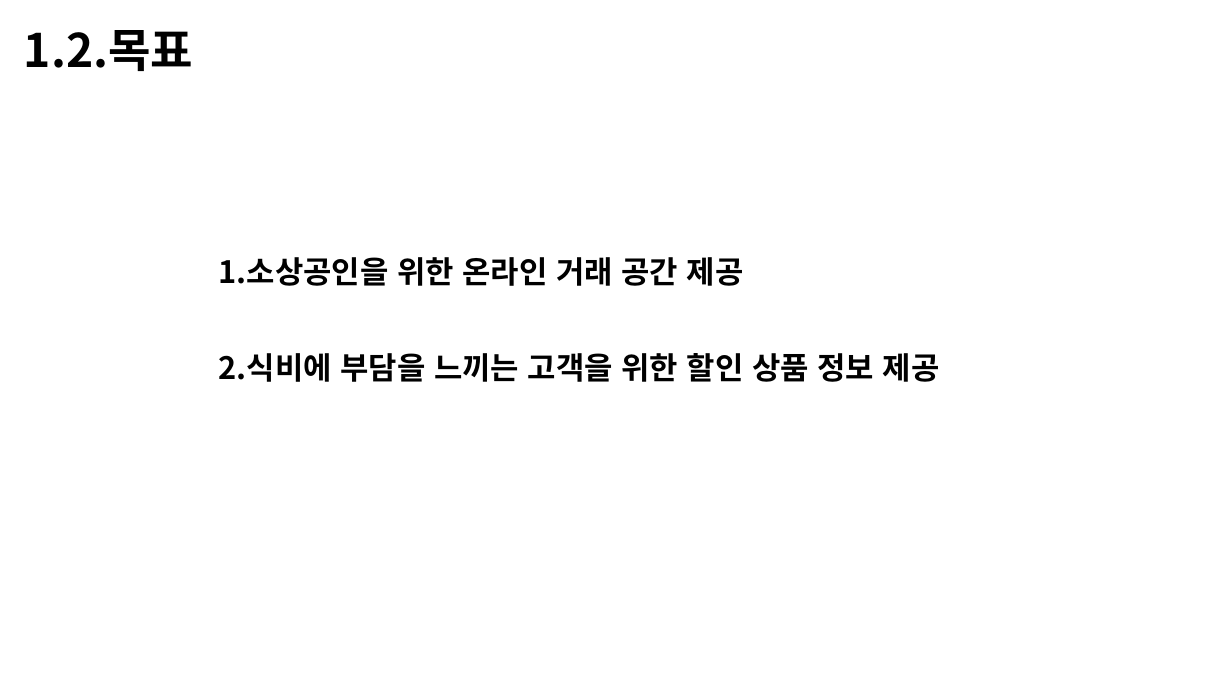
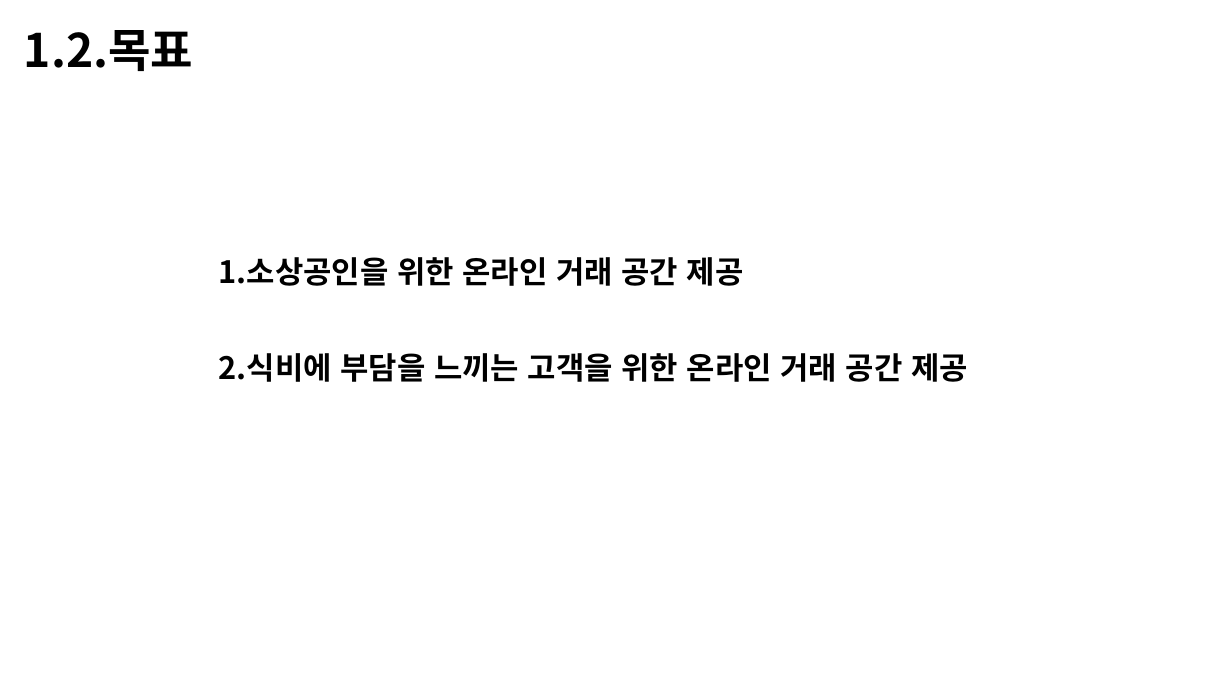
Before and after one commit to zziyeon/zziyeon.github.io, a slide deck: slide 6 of outputs/GREAT PPT 임시.pptx. Drawn at 1232x693 pixels with LibreOffice and Linux fonts; fonts in the diff are those of the drawing. Boxes give left, top, right and bottom in pixels: in the first picture for what was removed or moved away, otherwise in the second. Text is boxed around its words. In the diff, an @@ line names an element or a change of style, - is before the commit and + after.

```diff
--- a/outputs/GREAT PPT 임시.pptx
+++ b/outputs/GREAT PPT 임시.pptx
@@ text at (x1=219, y1=353, x2=968, y2=382): text changed @@
-2.식비에 부담을 느끼는 고객을 위한 할인 상품 정보 제공
+2.식비에 부담을 느끼는 고객을 위한 온라인 거래 공간 제공
```
Also in this commit, not shown: 1 other slide changed.
